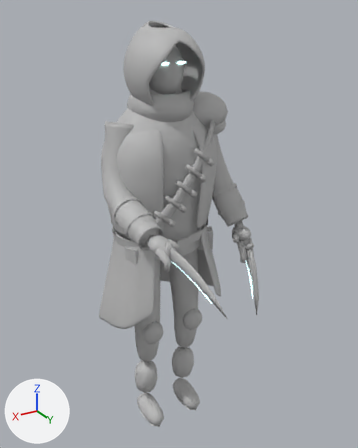
The glTF model assets/champions/ashrunner.glb: old version first, new version second.
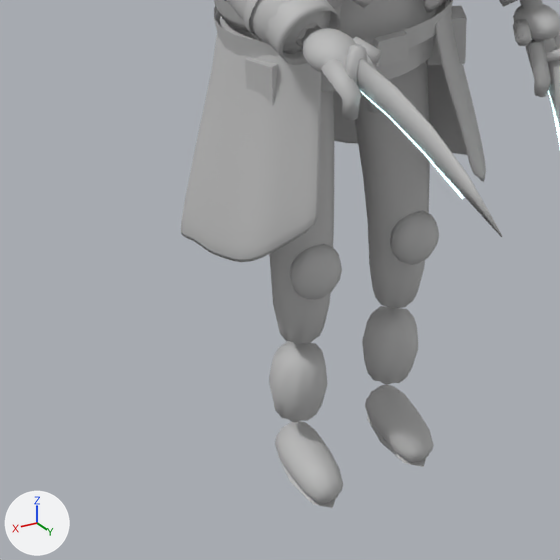
Each version appears first whole from a 50 mm lens placed at (0.865, 1.578, 1.672), pointed at (-0.025, 0.094, 0.93), and next in a close-up on the part from 8% to 70% of the width and 50% to 100% of the height. Lighting does not change. The marker at lower left points along +X, +Y and +Z. The first two pictures are the older version. Vertices at exactly the same position are counted once.

In view in the first close-up: 'Blade_r', 'Boot_l', 'Boot_r', 'Coat', 'Gear', 'Hand_l', 'Hand_r', 'Jerkin', 'KneePad_r', 'Leg_l', 'Leg_r', 'Sleeve_r' and 4 more.
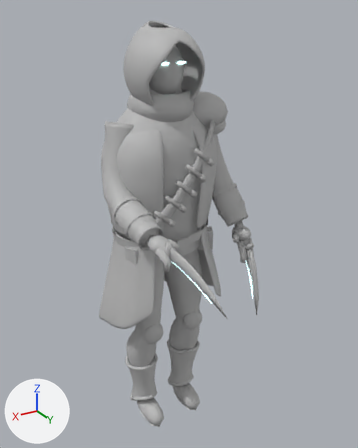
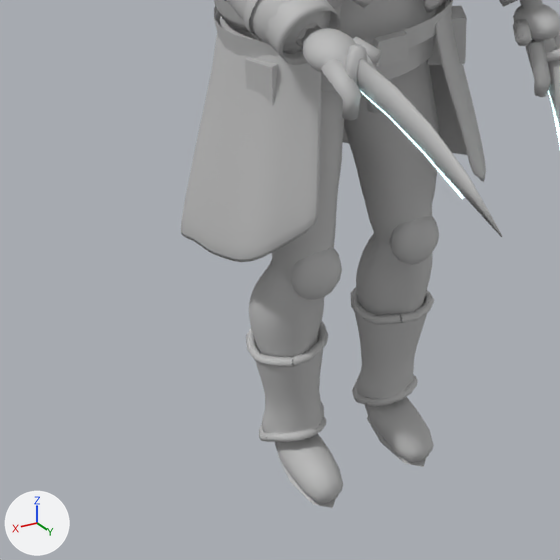
The edits, one by one:
me_leg_l is used by ob_leg_l; location (0.0, 0.0, 0.0).
me_leg_l had 204 vertices, 400 faces and spanned x -0.153..-0.023, y -0.052..0.09, z 0.111..0.855.
me_leg_l now has 2367 vertices, 4570 faces and spans x -0.178..-0.001, y -0.12..0.104, z 0.064..0.948.
me_leg_l part 1: the loose piece of 142 vertices spanning x -0.153..-0.023, y -0.052..0.09, z 0.289..0.855 is rebuilt with 1578 vertices and now spans x -0.17..-0.001, y -0.12..0.104, z 0.066..0.948.
me_leg_l part 2: the loose piece of 62 vertices spanning x -0.145..-0.043, y -0.038..0.063, z 0.111..0.289 is rebuilt with 587 vertices and now spans x -0.171..-0.037, y -0.072..0.071, z 0.07..0.296.
me_leg_l part 3: a new loose piece of 108 vertices spanning x -0.158..-0.037, y -0.074..0.057, z 0.064..0.119, in mat_leather (grey #bcbcbc).
me_leg_l part 4: a new loose piece of 94 vertices spanning x -0.178..-0.033, y -0.074..0.075, z 0.276..0.301, in mat_leather (grey #bcbcbc).
me_leg_r is used by ob_leg_r; location (0.0, 0.0, 0.0).
me_leg_r had 204 vertices, 400 faces and spanned x 0.023..0.153, y -0.052..0.09, z 0.111..0.855.
me_leg_r now has 2367 vertices, 4568 faces and spans x 0.0..0.177, y -0.119..0.104, z 0.064..0.948.
me_leg_r part 5: the loose piece of 142 vertices spanning x 0.023..0.153, y -0.052..0.09, z 0.289..0.855 is rebuilt with 1576 vertices and now spans x 0.0..0.17, y -0.119..0.104, z 0.066..0.948.
me_leg_r part 6: the loose piece of 62 vertices spanning x 0.043..0.145, y -0.038..0.063, z 0.111..0.289 is rebuilt with 587 vertices and now spans x 0.037..0.171, y -0.072..0.071, z 0.07..0.297.
me_leg_r part 7: a new loose piece of 108 vertices spanning x 0.037..0.158, y -0.074..0.056, z 0.064..0.118, in mat_leather (grey #bcbcbc).
me_leg_r part 8: a new loose piece of 96 vertices spanning x 0.031..0.177, y -0.076..0.074, z 0.276..0.301, in mat_leather (grey #bcbcbc).

Boxes (x1, y1, x2, y2) around the edits, measured in the close-ups (560 x 560 px):
'Leg_l', reshaped: before (355, 61, 430, 385); after (344, 60, 439, 406)
'Leg_r', reshaped: before (269, 91, 334, 422); after (246, 91, 344, 442)
part 1 of me_leg_l, rebuilt: before (355, 61, 430, 309); after (344, 60, 439, 315)
part 2 of me_leg_l, rebuilt: before (362, 306, 418, 385); after (354, 299, 427, 399)
part 3 of me_leg_l, added: after (352, 375, 418, 406)
part 4 of me_leg_l, added: after (350, 287, 434, 325)
part 5 of me_leg_r, rebuilt: before (269, 91, 334, 345); after (249, 91, 344, 357)
part 6 of me_leg_r, rebuilt: before (269, 341, 327, 422); after (255, 334, 324, 434)
part 7 of me_leg_r, added: after (259, 416, 326, 442)
part 8 of me_leg_r, added: after (246, 321, 328, 367)
